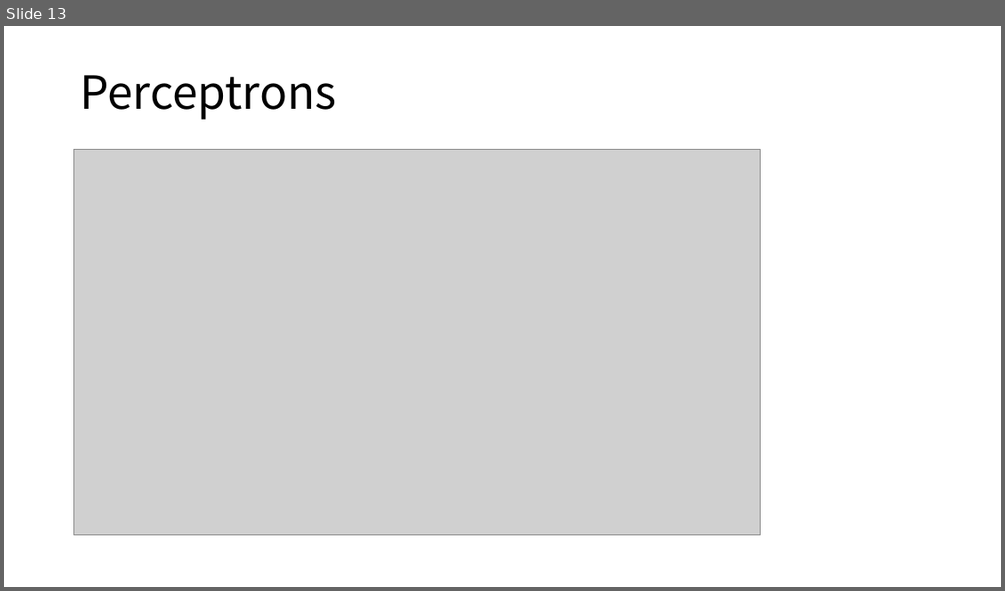
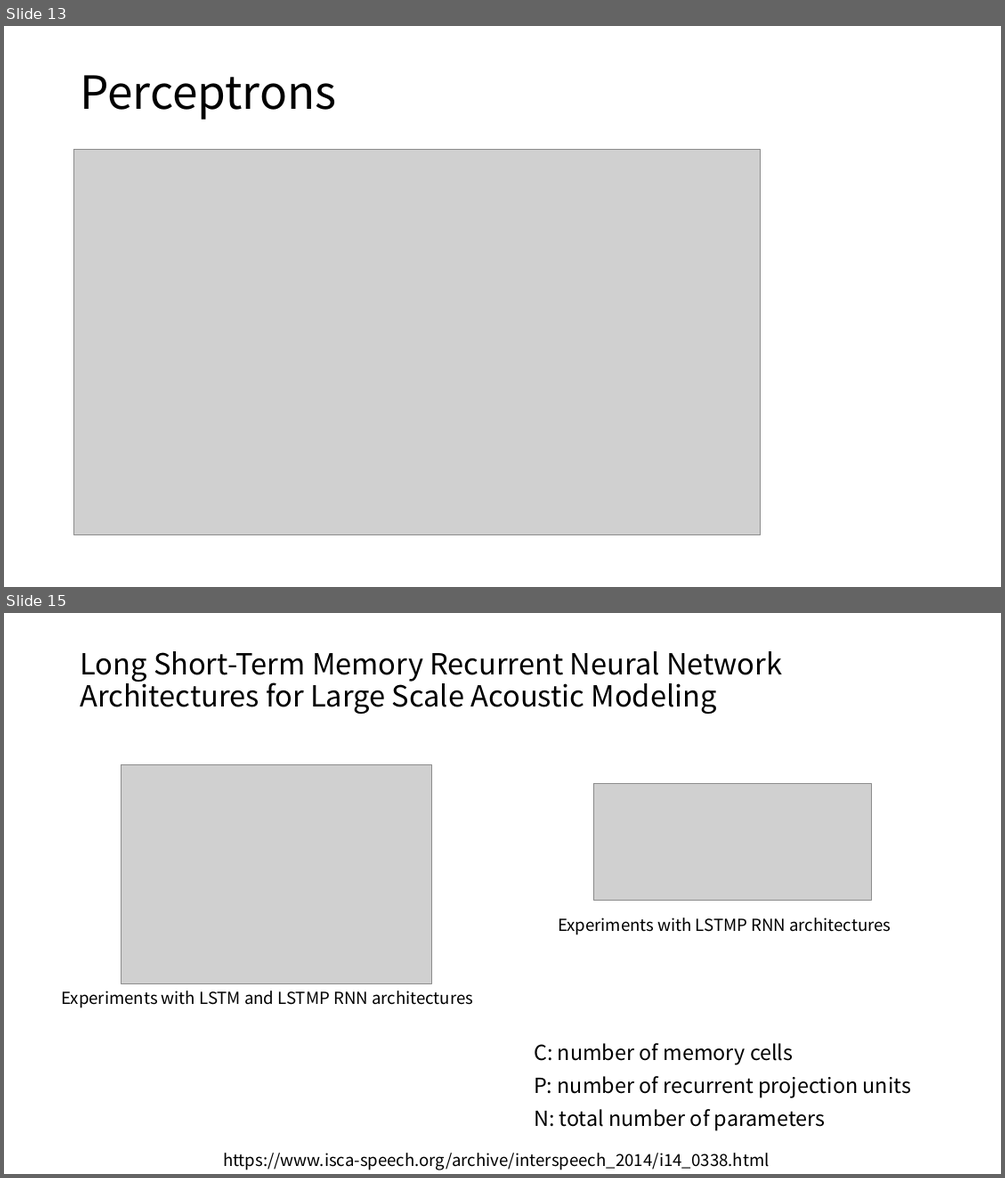
Before and after one commit to lucaschang95/DiscussionWithLin, a slide deck: 20191009 - topic.pptx. Shown one above the other, each under a label of ours: slide 13 before the commit, slides 13 and 15 after it; the slides between them are not shown. The pictures are 1005x591 and 1005x1178 pixels, drawn with LibreOffice and Linux fonts; fonts in the diff are those of the drawing; grey boxes stand for pictures. Boxes give left, top, right and bottom in pixels: in the first picture for what was removed or moved away, otherwise in the second. Text is boxed around its words. In the diff, an @@ line names an element or a change of style, - is before the commit and + after.

```diff
--- a/20191009 - topic.pptx
+++ b/20191009 - topic.pptx
@@ slide 15 added at [4,613,1001,1174], background #FFFFFF @@
@@ title added at [80,651,782,714], 28 pt, text #000000 @@
+Long Short-Term Memory Recurrent Neural Network Architectures for Large Scale Acoustic Modeling
@@ picture added at [121,765,431,984] @@
@@ picture added at [593,784,872,900] @@
@@ text added at [558,917,890,935], 16 pt, text #000000 @@
+Experiments with LSTMP RNN architectures
@@ text added at [62,990,473,1008], 16 pt, text #000000 @@
+Experiments with LSTM and LSTMP RNN architectures
@@ text added at [534,1043,911,1131], 20 pt, text #000000 @@
+C: number of memory cells
+P: number of recurrent projection units
+N: total number of parameters
@@ text added at [223,1152,769,1170], 16 pt, text #000000 @@
+https://www.isca-speech.org/archive/interspeech_2014/i14_0338.html
```
Also in this commit, not shown: 3 other slides added, 1 other file.
